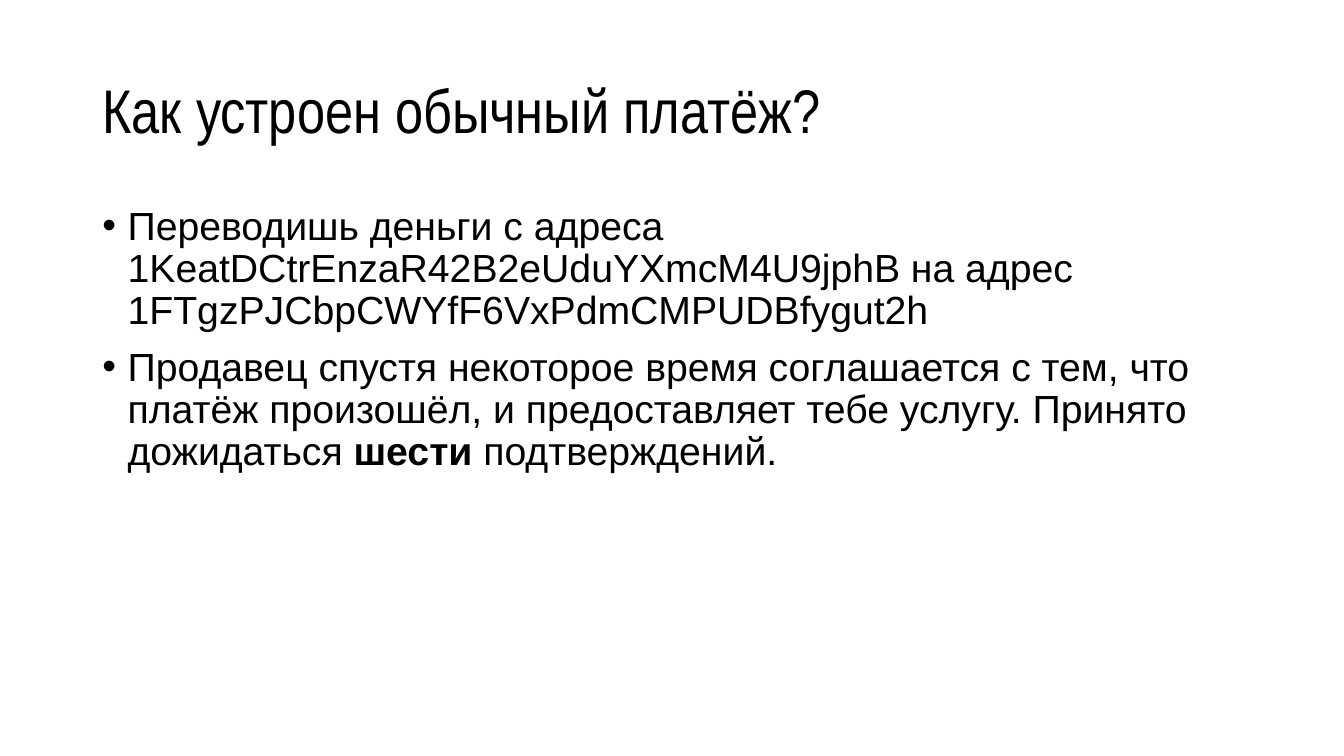
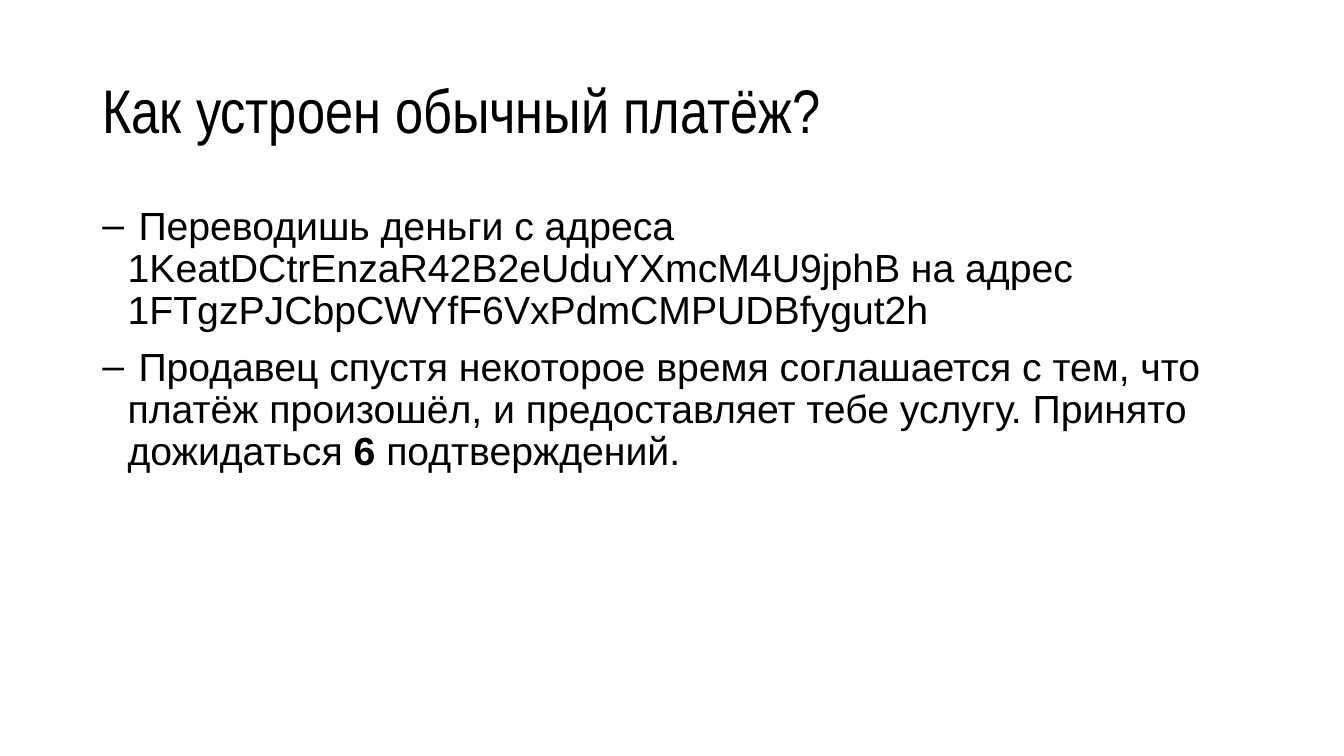
Before and after one commit to misteraverin/blockchain-materials, a slide deck: slide 18 of bittalk_max.pptx (slide 16 before the commit). Drawn at 1344x756 pixels with LibreOffice and Linux fonts; fonts in the diff are those of the drawing. Boxes give left, top, right and bottom in pixels: in the first picture for what was removed or moved away, otherwise in the second. Text is boxed around its words. In the diff, an @@ line names an element or a change of style, - is before the commit and + after.

```diff
--- a/bittalk_max.pptx
+++ b/bittalk_max.pptx
@@ text at box(128, 213, 1073, 332): bullet • to – @@
@@ text at box(128, 354, 1200, 473): text changed @@
-• Продавец спустя некоторое время соглашается с тем, что платёж произошёл, и предоставляет тебе услугу. Принято дожидаться шести подтверждений.
+– Продавец спустя некоторое время соглашается с тем, что платёж произошёл, и предоставляет тебе услугу. Принято дожидаться 6 подтверждений.
```
Also in this commit, not shown: 14 other slides changed, 19 slides added, 1 slide removed, 1 other file.
